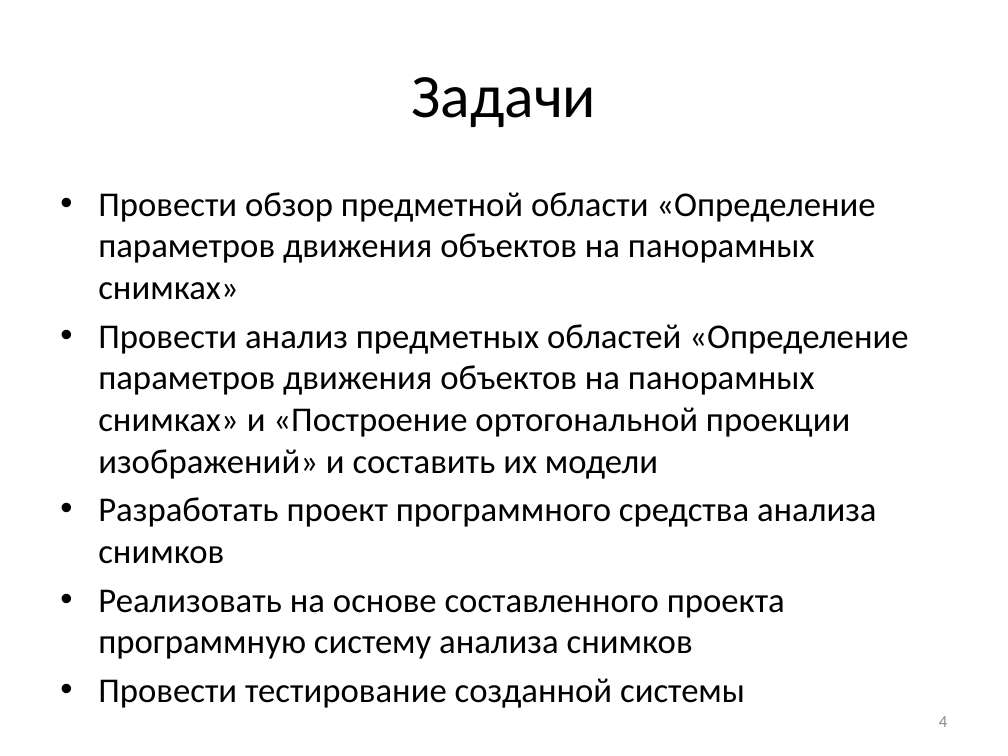
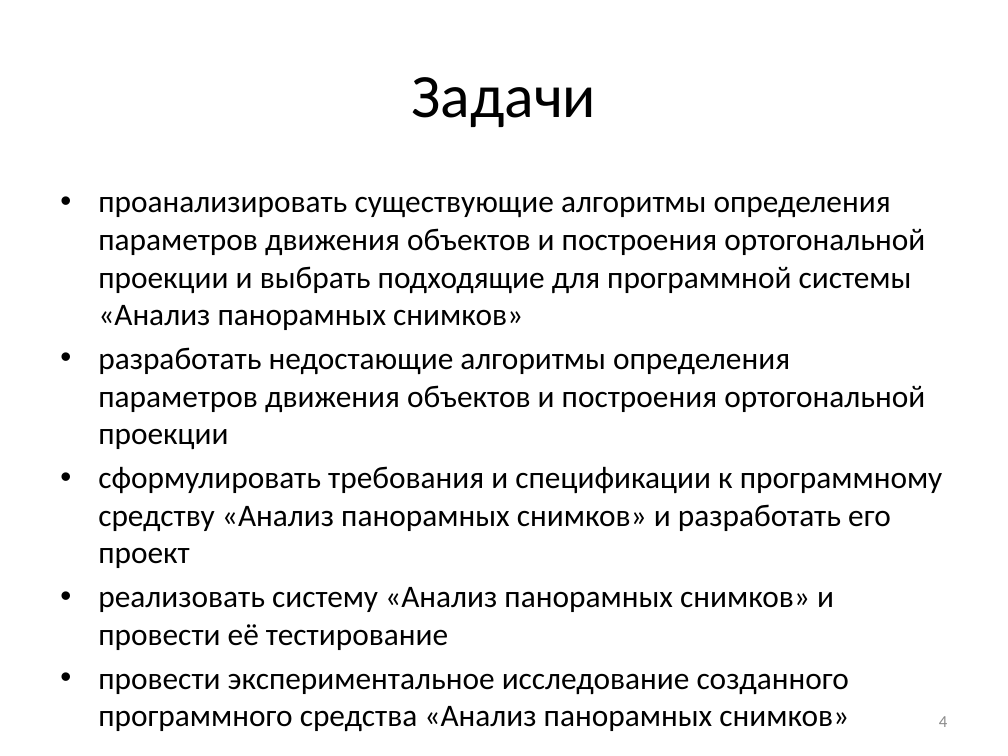
Before and after one commit to NecroArt/Diploma, a slide deck: slide 4 of docs/parts/conference.pptx. Drawn at 1008x756 pixels with LibreOffice and Linux fonts; fonts in the diff are those of the drawing. Boxes give left, top, right and bottom in pixels: in the first picture for what was removed or moved away, otherwise in the second. Text is boxed around its words. In the diff, an @@ line names an element or a change of style, - is before the commit and + after.

```diff
--- a/docs/parts/conference.pptx
+++ b/docs/parts/conference.pptx
@@ text at bbox=[98, 196, 943, 731]: text changed; size 24.8 to 22.4 pt @@
-• Провести обзор предметной области «Определение параметров движения объектов на панорамных снимках»
-• Провести анализ предметных областей «Определение параметров движения объектов на панорамных снимках» и «Построение ортогональной проекции изображений» и составить их модели
-• Разработать проект программного средства анализа снимков
-• Реализовать на основе составленного проекта программную систему анализа снимков
-• Провести тестирование созданной системы
+• проанализировать существующие алгоритмы определения параметров движения объектов и построения ортогональной проекции и выбрать подходящие для программной системы «Анализ панорамных снимков»
+• разработать недостающие алгоритмы определения параметров движения объектов и построения ортогональной проекции
+• сформулировать требования и спецификации к программному средству «Анализ панорамных снимков» и разработать его проект
+• реализовать систему «Анализ панорамных снимков» и провести её тестирование
+• провести экспериментальное исследование созданного программного средства «Анализ панорамных снимков»
```
Also in this commit, not shown: 7 other slides changed, 2 slides added, 6 slides removed, 9 other files.
